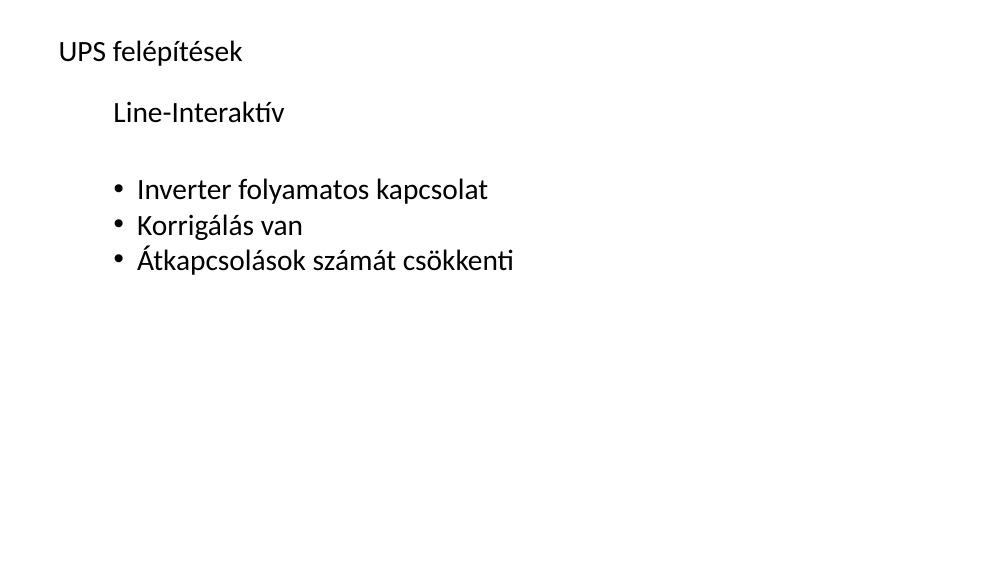
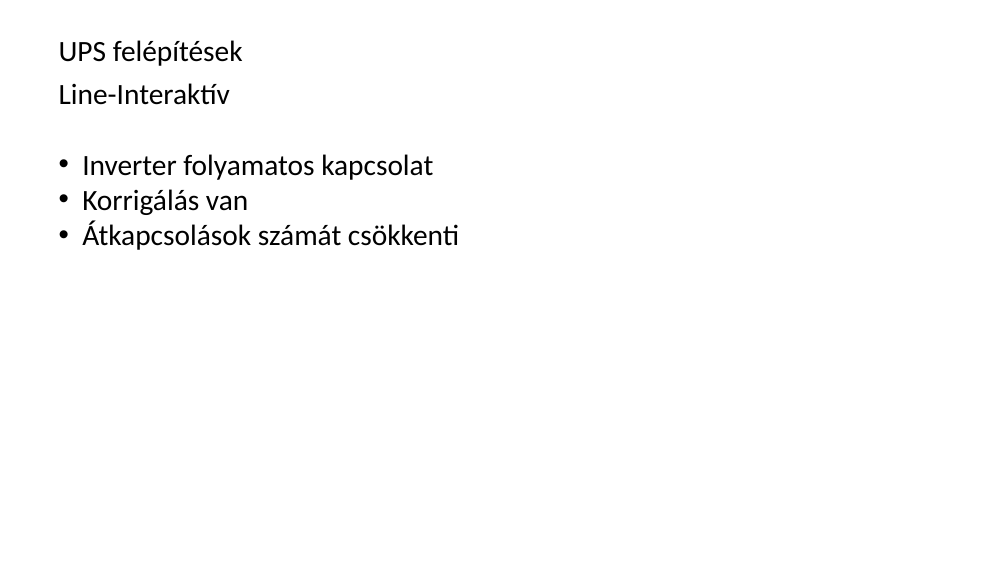
Before and after one commit to RCsSto/cad-cam-szunetment, a slide deck: slide 17 of CADCAM.pptx (slide 16 before the commit). Drawn at 1008x567 pixels with LibreOffice and Linux fonts; fonts in the diff are those of the drawing. Boxes give left, top, right and bottom in pixels: in the first picture for what was removed or moved away, otherwise in the second. Text is boxed around its words. In the diff, an @@ line names an element or a change of style, - is before the commit and + after.

```diff
--- a/CADCAM.pptx
+++ b/CADCAM.pptx
@@ text "Line-Interaktív": place and size @@
-text "Line-Interaktív" at bbox=[137, 178, 514, 275]
+text "Line-Interaktív" at bbox=[59, 83, 459, 250]
@@ text at bbox=[59, 83, 230, 105]: paragraph added @@
+Line-Interaktív
@@ text removed at bbox=[113, 101, 284, 123] @@
-Line-Interaktív
```
Also in this commit, not shown: 13 other slides changed, 3 slides added, 2 slides removed, 1 other file.
